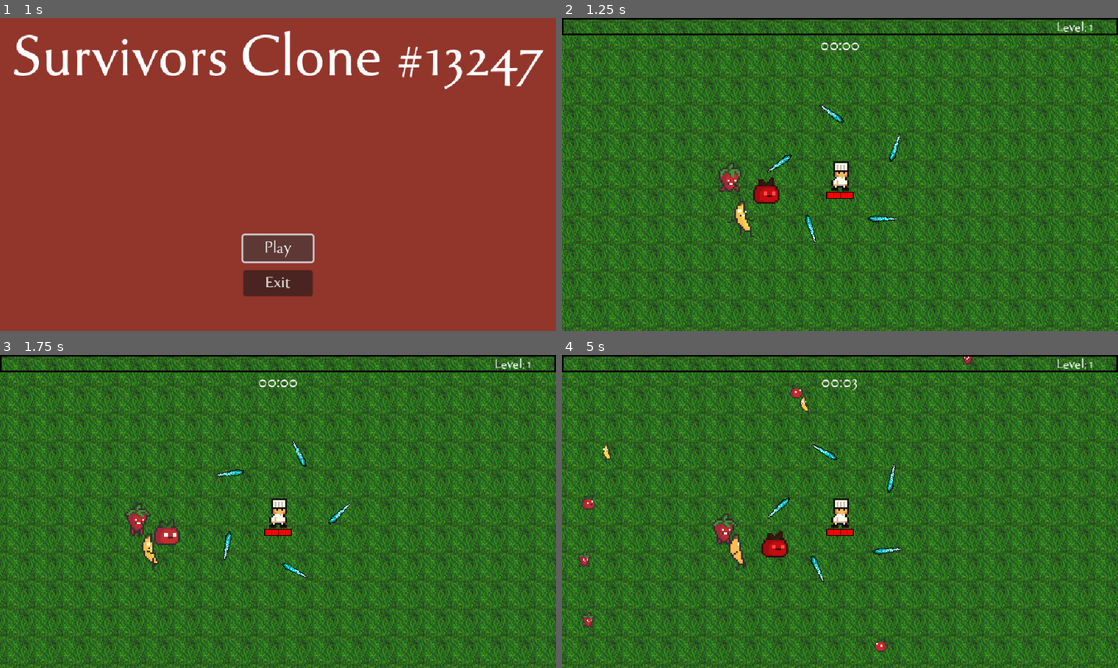
Above: before the commit, frames 1-4 (two rows, left to right).
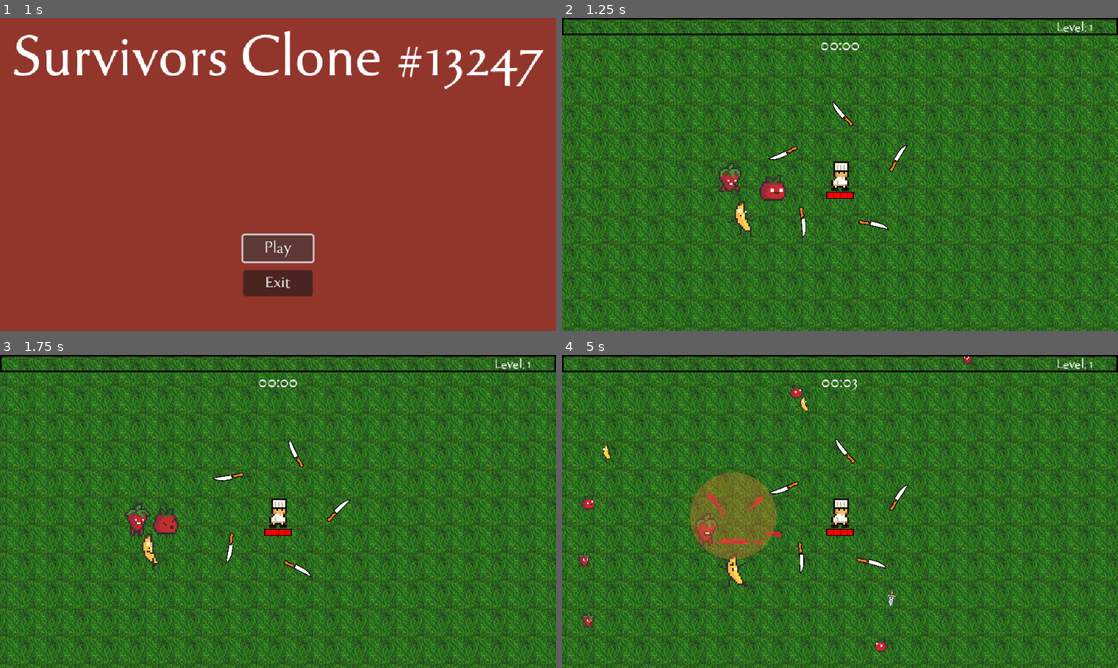
Above: after the commit, the same moments.

Repository: liduwang0/SurvivorsClone_Complete-main
Game: Godot game, scene res://TitleScreen/menu.tscn
The game is run twice, just before and just after one commit, with the same random seed, the same clock (stepped at 60 frames per second) and the same inputs. Sound files missing from this copy of the repository are replaced by a short silence.
Inputs (mouse positions are in pixels of both pictures, inside the frame that each line leads up to):
- Up to frame 1 (1 s): click "Play" at 0.5 s
- Up to frame 2 (1.25 s): no input
- Up to frame 3 (1.75 s): move the mouse to (400, 495) at 1.27 s; hold D (right) from 1.28 s (still down); click (400, 495) at 1.35 s
- Up to frame 4 (5 s): move the mouse to (728, 527) at 2.02 s; release D (right) at 2.03 s; hold S (down) 2.03-2.78 s; click (728, 527) at 2.1 s; move the mouse to (895, 442) at 2.77 s; hold D (right) 2.78-3.53 s; click (895, 442) at 2.85 s; move the mouse to (812, 574) at 3.52 s; hold W (up) 3.53-4.28 s; click (812, 574) at 3.6 s; move the mouse to (1006, 558) at 4.27 s; hold A (left) from 4.28 s (still down); click (1006, 558) at 4.35 s

Frame 1 is identical in both runs. In frame 2, 1.2% of the frame differs, in the area x 34-63%, y 26-72%; in frame 3, 1.1%; in frame 4, 4.7%, in the area x 23-63%, y 26-81%.

Commit message:
first prototype small knife

Diff:
--- a/Enemy/DrawCircle.gd
+++ b/Enemy/DrawCircle.gd
@@ -7,4 +7,4 @@
 
 func _draw():
 	draw_circle(Vector2.ZERO, radius, Color(1.0, 0.5, 0.2, 0.3))
-	draw_arc(Vector2.ZERO, radius, 0, 2*PI, 32, Color(1.0, 0.5, 0.2, 0.8), 2.0)
+	#draw_arc(Vector2.ZERO, radius, 0, 2*PI, 32, Color(1.0, 0.5, 0.2, 0.8), 2.0)
--- a/Player/Attack/chef_big_knife.tscn
+++ b/Player/Attack/chef_big_knife.tscn
@@ -1,7 +1,7 @@
 [gd_scene load_steps=5 format=3 uid="uid://bffnps2hy3re5"]
 
 [ext_resource type="Script" uid="uid://bvat8y8f7fwpw" path="res://Player/Attack/chef_big_knife.gd" id="1_sq5wa"]
-[ext_resource type="Texture2D" uid="uid://jjt1rh5e2jcp" path="res://Textures/Items/Weapons/ice_spear.png" id="2_t3lwf"]
+[ext_resource type="Texture2D" uid="uid://br0piamwjw48v" path="res://Textures/Items/Weapons/knife_big.png" id="2_sq5wa"]
 [ext_resource type="AudioStream" uid="uid://cl3g2vts3nyt0" path="res://Audio/SoundEffect/ice.wav" id="3_f1ppk"]
 
 [sub_resource type="RectangleShape2D" id="RectangleShape2D_p4tiy"]
@@ -15,10 +15,12 @@
 script = ExtResource("1_sq5wa")
 
 [node name="Sprite2D" type="Sprite2D" parent="."]
-texture = ExtResource("2_t3lwf")
+scale = Vector2(0.013916, 0.013916)
+texture = ExtResource("2_sq5wa")
+flip_h = true
 
 [node name="CollisionShape2D" type="CollisionShape2D" parent="."]
-position = Vector2(0.500001, -0.999999)
+position = Vector2(0, -5.96046e-08)
 rotation = -0.785398
 shape = SubResource("RectangleShape2D_p4tiy")
 
--- /dev/null
+++ b/Player/Attack/chef_small_knife.gd
@@ -0,0 +1,62 @@
+extends Area2D
+
+var level = 1
+var hp = 1
+var speed = 100
+var damage = 5
+var knockback_amount = 100
+var attack_size = 1.0
+
+var target = Vector2.ZERO
+var angle = Vector2.ZERO
+
+@onready var player_chef = get_tree().get_first_node_in_group("Player_chef")
+signal remove_from_array(object)
+
+func _ready():
+	angle = global_position.direction_to(target)
+	rotation = angle.angle() + deg_to_rad(135)
+	match level:
+		1:
+			hp = 1
+			speed = 100
+			damage = 5
+			knockback_amount = 100
+			attack_size = 1.0
+		2:
+			hp = 1
+			speed = 100
+			damage = 5
+			knockback_amount = 100
+			attack_size = 1.0
+		3:
+			hp = 2
+			speed = 100
+			damage = 8
+			knockback_amount = 100
+			attack_size = 1.0
+		4:
+			hp = 2
+			speed = 100
+			damage = 8
+			knockback_amount = 100
+			attack_size = 1.0
+
+
+	var tween = create_tween()
+	tween.tween_property(self,"scale",Vector2(1,1)*attack_size,1).set_trans(Tween.TRANS_QUINT).set_ease(Tween.EASE_OUT)
+	tween.play()
+
+func _physics_process(delta):
+	position += angle*speed*delta
+
+func enemy_hit(charge = 1):
+	hp -= charge
+	if hp <= 0:
+		emit_signal("remove_from_array",self)
+		queue_free()
+
+
+func _on_timer_timeout():
+	emit_signal("remove_from_array",self)
+	queue_free()
--- /dev/null
+++ b/Player/Attack/chef_small_knife.tscn
@@ -0,0 +1,40 @@
+[gd_scene load_steps=5 format=3 uid="uid://c4wgn1iab381m"]
+
+[ext_resource type="Script" uid="uid://bxo28u8vamaxi" path="res://Player/Attack/chef_small_knife.gd" id="1_hp6ou"]
+[ext_resource type="Texture2D" uid="uid://dg3irppte6o5r" path="res://Textures/Items/Weapons/knife_small.png" id="2_ovyce"]
+[ext_resource type="AudioStream" uid="uid://cl3g2vts3nyt0" path="res://Audio/SoundEffect/ice.wav" id="3_51jln"]
+
+[sub_resource type="RectangleShape2D" id="RectangleShape2D_p4tiy"]
+size = Vector2(10.2531, 21.2132)
+
+[node name="chef_small_knife" type="Area2D" groups=["attack"]]
+top_level = true
+scale = Vector2(0.1, 0.1)
+collision_layer = 4
+collision_mask = 0
+script = ExtResource("1_hp6ou")
+
+[node name="Sprite2D" type="Sprite2D" parent="."]
+position = Vector2(9.53674e-07, -9.53674e-07)
+scale = Vector2(0.006958, 0.006958)
+texture = ExtResource("2_ovyce")
+flip_h = true
+
+[node name="CollisionShape2D" type="CollisionShape2D" parent="."]
+position = Vector2(2.38419e-07, 1.19209e-07)
+rotation = -0.785398
+scale = Vector2(1, 1)
+shape = SubResource("RectangleShape2D_p4tiy")
+
+[node name="Timer" type="Timer" parent="."]
+wait_time = 10.0
+one_shot = true
+autostart = true
+
+[node name="snd_play" type="AudioStreamPlayer" parent="."]
+stream = ExtResource("3_51jln")
+volume_db = -10.0
+pitch_scale = 5.0
+autoplay = true
+
+[connection signal="timeout" from="Timer" to="." method="_on_timer_timeout"]
--- a/Player/player_chef.gd
+++ b/Player/player_chef.gd
@@ -12,15 +12,23 @@
 
 # 攻击
 var chef_big_knife = preload("res://Player/Attack/chef_big_knife.tscn")
+var chef_knife_small = preload("res://Player/Attack/chef_small_knife.tscn")
 
 # 旋转菜刀属性
 var knife_count = 5  # 菜刀数量
 var knife_distance = 70  # 菜刀距离角色的距离
-var rotation_speed = 6.0  # 旋转速度 (弧度/秒)
-var knife_damage = 0.1  # 菜刀伤害
+var rotation_speed = -2.0  # 旋转速度 (弧度/秒)
+var knife_damage = 1  # 菜刀伤害
 var knife_scale = Vector2(1, 1)  # 菜刀大小
 var base_rotation = 0.0  # 基础旋转角度
 var knives = []  # 存储所有菜刀实例
+
+# 小刀属性
+var chef_knife_small_ammo = 0
+var chef_knife_small_base_ammo = 3
+var chef_knife_small_attack_speed = 1.5
+var chef_knife_small_level = 2  # 0表示未解锁
+var chef_knife_small_timer = 0
 
 # 敌人相关
 var enemy_close = []
@@ -58,6 +66,10 @@
 	# 设置经验条
 	expBar.max_value = experience_level * 5
 
+	# 如果已解锁chef_knife_small，初始化弹药
+	if chef_knife_small_level > 0:
+		chef_knife_small_ammo = chef_knife_small_base_ammo
+
 func _physics_process(delta):
 	# 移动逻辑
 	var direction = Input.get_vector("left", "right", "up", "down")
@@ -79,6 +91,14 @@
 
 	# 更新UI
 	update_ui()
+
+	# chef_knife_small攻击逻辑
+	if chef_knife_small_level > 0:
+		chef_knife_small_timer += delta
+		if chef_knife_small_timer >= chef_knife_small_attack_speed:
+			chef_knife_small_timer = 0
+			if chef_knife_small_ammo > 0:
+				throw_chef_knife_small()
 
 # 生成菜刀
 func spawn_knives():
@@ -192,3 +212,104 @@
 
 func _on_knife_area_entered(area):
 	print("菜刀进入区域:", area.name, " 组:", area.get_groups())
+
+# 添加投掷小刀函数
+func throw_chef_knife_small():
+	# 减少弹药
+	chef_knife_small_ammo -= 1
+
+	# 获取最近的敌人作为目标
+	var target_enemy = find_closest_enemy()
+	if target_enemy == null:
+		# 如果没有敌人，向随机方向投掷
+		var random_direction = Vector2(randf_range(-1, 1), randf_range(-1, 1)).normalized()
+		spawn_chef_knife_small(global_position, global_position + random_direction * 120)
+	else:
+		# 向最近的敌人投掷
+		spawn_chef_knife_small(global_position, target_enemy.global_position)
+
+	# 延迟恢复弹药
+	await get_tree().create_timer(chef_knife_small_attack_speed * 2).timeout
+	chef_knife_small_ammo += 1
+
+# 生成小刀
+func spawn_chef_knife_small(start_pos, target_pos):
+	var knife_instance = chef_knife_small.instantiate()
+	knife_instance.position = start_pos
+	knife_instance.target = target_pos
+	knife_instance.level = chef_knife_small_level
+
+	# 连接信号
+	knife_instance.connect("remove_from_array", Callable(self, "_on_chef_knife_small_removed"))
+
+	# 添加到场景
+	get_parent().add_child(knife_instance)
+
+# 当小刀被移除时调用
+func _on_chef_knife_small_removed(knife):
+	# 可以在这里添加额外逻辑，如粒子效果等
+	pass
+
+# 查找最近的敌人
+func find_closest_enemy():
+	# 如果已有enemy_close数组，直接使用
+	if enemy_close.size() > 0:
+		var closest_enemy = null
+		var closest_distance = 100000
+
+		for enemy in enemy_close:
+			if is_instance_valid(enemy):
+				var distance = global_position.distance_to(enemy.global_position)
+				if distance < closest_distance:
+					closest_distance = distance
+					closest_enemy = enemy
+
+		return closest_enemy
+
+	# 如果没有enemy_close数组，获取所有敌人
+	var enemies = get_tree().get_nodes_in_group("enemy")
+	if enemies.size() == 0:
+		return null
+
+	# 查找最近的敌人
+	var closest_enemy = null
+	var closest_distance = 100000
+
+	for enemy in enemies:
+		var distance = global_position.distance_to(enemy.global_position)
+		if distance < closest_distance:
+			closest_distance = distance
+			closest_enemy = enemy
+
+	return closest_enemy
+
+# 升级小刀攻击
+func upgrade_chef_knife_small():
+	chef_knife_small_level += 1
+
+	match chef_knife_small_level:
+		1:
+			chef_knife_small_base_ammo = 3
+			chef_knife_small_attack_speed = 1.5
+			chef_knife_small_ammo = chef_knife_small_base_ammo
+		2:
+			chef_knife_small_base_ammo = 4
+			chef_knife_small_attack_speed = 1.3
+		3:
+			chef_knife_small_base_ammo = 5
+			chef_knife_small_attack_speed = 1.1
+		4:
+			chef_knife_small_base_ammo = 6
+			chef_knife_small_attack_speed = 0.9
+
+	# 更新弹药数量
+	chef_knife_small_ammo = min(chef_knife_small_ammo + 1, chef_knife_small_base_ammo)
+
+
+func _on_chef_knife_small_attack_timer_timeout() -> void:
+	pass
+
+
+func _on_chef_knife_small_timer_timeout() -> void:
+	if chef_knife_small_level > 0 and chef_knife_small_ammo > 0:
+		throw_chef_knife_small()
--- a/Player/player_chef.tscn
+++ b/Player/player_chef.tscn
@@ -28,7 +28,7 @@
 
 [sub_resource type="CircleShape2D" id="CircleShape2D_6vwp8"]
 
-[node name="Player" type="CharacterBody2D" groups=["player"]]
+[node name="Player_chef" type="CharacterBody2D" groups=["player"]]
 motion_mode = 1
 script = ExtResource("1_7s6ib")
 
@@ -60,21 +60,13 @@
 
 [node name="Attack" type="Node2D" parent="."]
 
-[node name="IceSpearTimer" type="Timer" parent="Attack"]
+[node name="KnifeSmallTimer" type="Timer" parent="Attack"]
 unique_name_in_owner = true
 wait_time = 1.5
 
-[node name="IceSpearAttackTimer" type="Timer" parent="Attack/IceSpearTimer"]
+[node name="KnifeSmallAttackTimer" type="Timer" parent="Attack/KnifeSmallTimer"]
 unique_name_in_owner = true
 wait_time = 0.075
-
-[node name="TornadoTimer" type="Timer" parent="Attack"]
-unique_name_in_owner = true
-wait_time = 3.0
-
-[node name="TornadoAttackTimer" type="Timer" parent="Attack/TornadoTimer"]
-unique_name_in_owner = true
-wait_time = 0.2
 
 [node name="KnifeBase" type="Node2D" parent="Attack"]
 unique_name_in_owner = true
@@ -242,10 +234,8 @@
 columns = 10
 
 [connection signal="hurt" from="HurtBox" to="." method="_on_hurt_box_hurt"]
-[connection signal="timeout" from="Attack/IceSpearTimer" to="." method="_on_ice_spear_timer_timeout"]
-[connection signal="timeout" from="Attack/IceSpearTimer/IceSpearAttackTimer" to="." method="_on_ice_spear_attack_timer_timeout"]
-[connection signal="timeout" from="Attack/TornadoTimer" to="." method="_on_tornado_timer_timeout"]
-[connection signal="timeout" from="Attack/TornadoTimer/TornadoAttackTimer" to="." method="_on_tornado_attack_timer_timeout"]
+[connection signal="timeout" from="Attack/KnifeSmallTimer" to="." method="_on_knife_small_timer_timeout"]
+[connection signal="timeout" from="Attack/KnifeSmallTimer/KnifeSmallAttackTimer" to="." method="_on_knife_small_attack_timer_timeout"]
 [connection signal="body_entered" from="EnemyDetectionArea" to="." method="_on_enemy_detection_area_body_entered"]
 [connection signal="body_exited" from="EnemyDetectionArea" to="." method="_on_enemy_detection_area_body_exited"]
 [connection signal="area_entered" from="GrabArea" to="." method="_on_grab_area_area_entered"]
Binary file added: Textures/Items/Weapons/knife_big.png
Binary file added: Textures/Items/Weapons/knife_small.png
